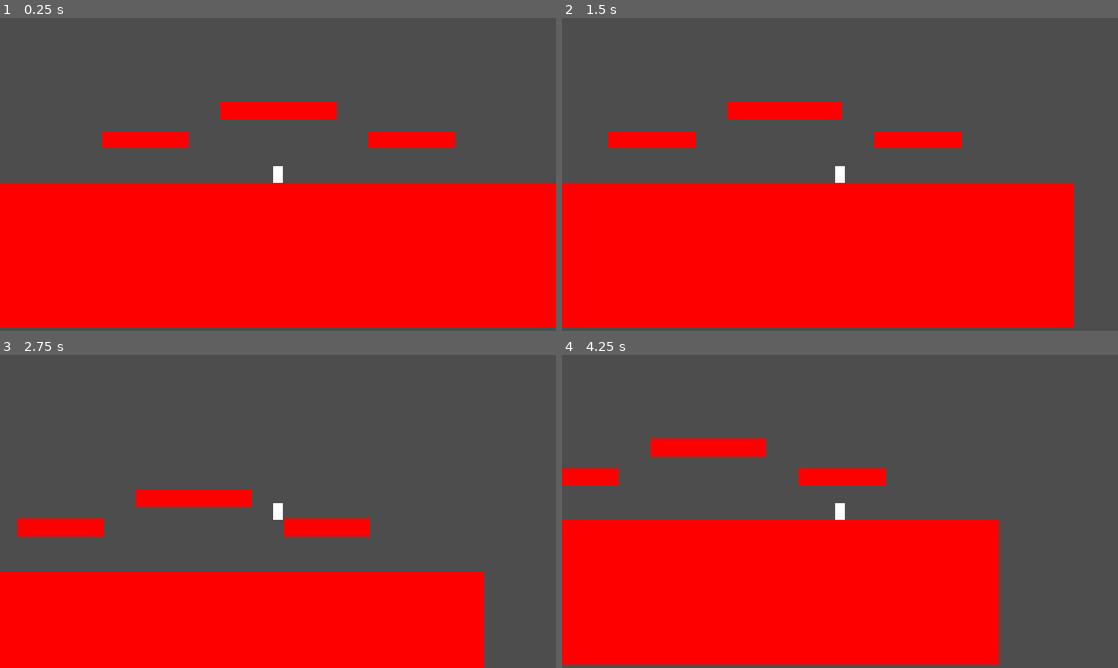
Above: before the commit, frames 1-4 (two rows, left to right).
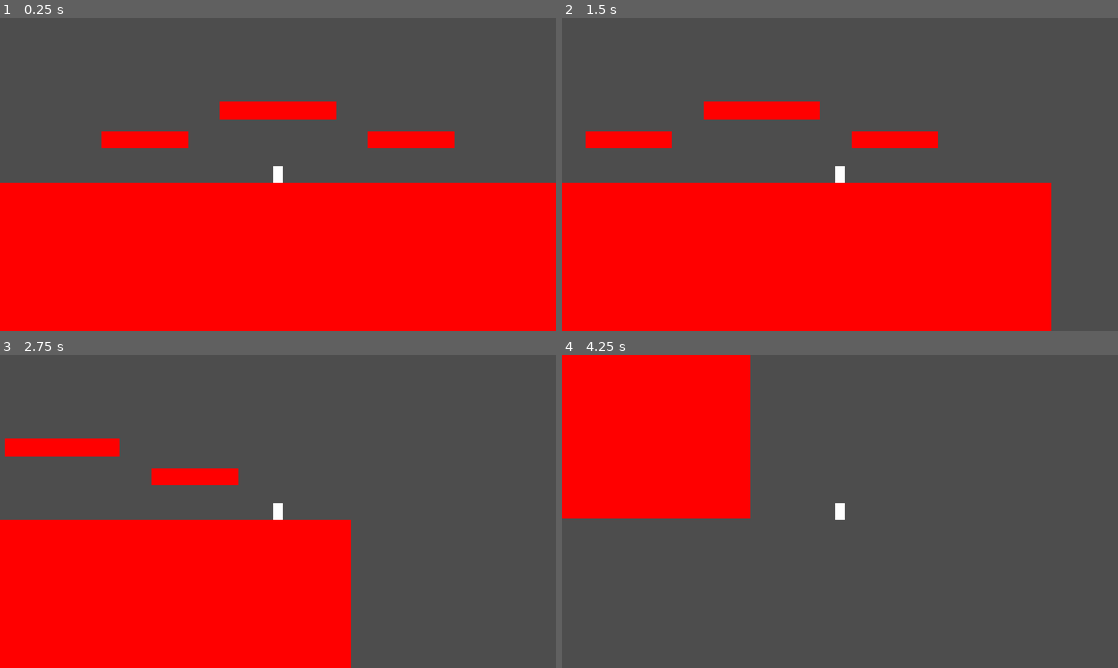
Above: after the commit, the same moments.

Repository: DerekBaert/TH_F2026_TeamA
Game: Godot game, scene res://main.tscn
Same seed, same stepped clock (60 frames per second), same inputs: the game is played once before the commit and once after it.
Inputs:
- Up to frame 1 (0.25 s): no input
- Up to frame 2 (1.5 s): tap Enter at 0.5 s; hold D (right) from 0.53 s (still down); tap Space (jump) at 0.77 s
- Up to frame 3 (2.75 s): tap Space (jump) at 1.52 s; release D (right) at 2.03 s; hold A (left) from 2.03 s (still down)
- Up to frame 4 (4.25 s): release A (left) at 2.78 s; hold D (right) from 2.78 s (still down); tap Space (jump) at 3.02, 3.77 s

The runs differ from the first frame. In frame 1, 1.1% of the frame differs, in the area x 0-100%, y 98-100%; in frame 2, 4.1%; in frame 3, 20%; in frame 4, 53%, in the area x 0-79%, y 0-99%.

Commit message:
Fixed Character
Hitbox sticking onto the edge of platform

Diff:
--- a/tech-hub-fall-2026-team-a/main.tscn
+++ b/tech-hub-fall-2026-team-a/main.tscn
@@ -10,8 +10,8 @@
 scale = Vector2(15, 3)
 
 [node name="Platform2" parent="." unique_id=766229505 instance=ExtResource("1_ig7tw")]
-position = Vector2(960, 1250)
-scale = Vector2(100, 25)
+position = Vector2(960, 1300)
+scale = Vector2(100, 30)
 
 [node name="Platform3" parent="." unique_id=1688962478 instance=ExtResource("1_ig7tw")]
 position = Vector2(500, 850)
@@ -23,4 +23,3 @@
 
 [node name="Player" parent="." unique_id=942199509 instance=ExtResource("2_0xm2m")]
 position = Vector2(960, 969)
-acceleration = 7
--- a/tech-hub-fall-2026-team-a/player.tscn
+++ b/tech-hub-fall-2026-team-a/player.tscn
@@ -2,7 +2,7 @@
 
 [ext_resource type="Script" uid="uid://dk6n1ug6r4mvw" path="res://player.gd" id="1_4flbx"]
 
-[sub_resource type="CapsuleShape2D" id="CapsuleShape2D_7qckb"]
+[sub_resource type="RectangleShape2D" id="RectangleShape2D_0xm2m"]
 
 [node name="Player" type="CharacterBody2D" unique_id=942199509]
 script = ExtResource("1_4flbx")
@@ -14,7 +14,7 @@
 offset_bottom = 30.0
 
 [node name="CollisionShape2D" type="CollisionShape2D" parent="." unique_id=1930519715]
-scale = Vector2(2, 2)
-shape = SubResource("CapsuleShape2D_7qckb")
+scale = Vector2(2, 3)
+shape = SubResource("RectangleShape2D_0xm2m")
 
 [node name="Camera2D" type="Camera2D" parent="." unique_id=200276173]
